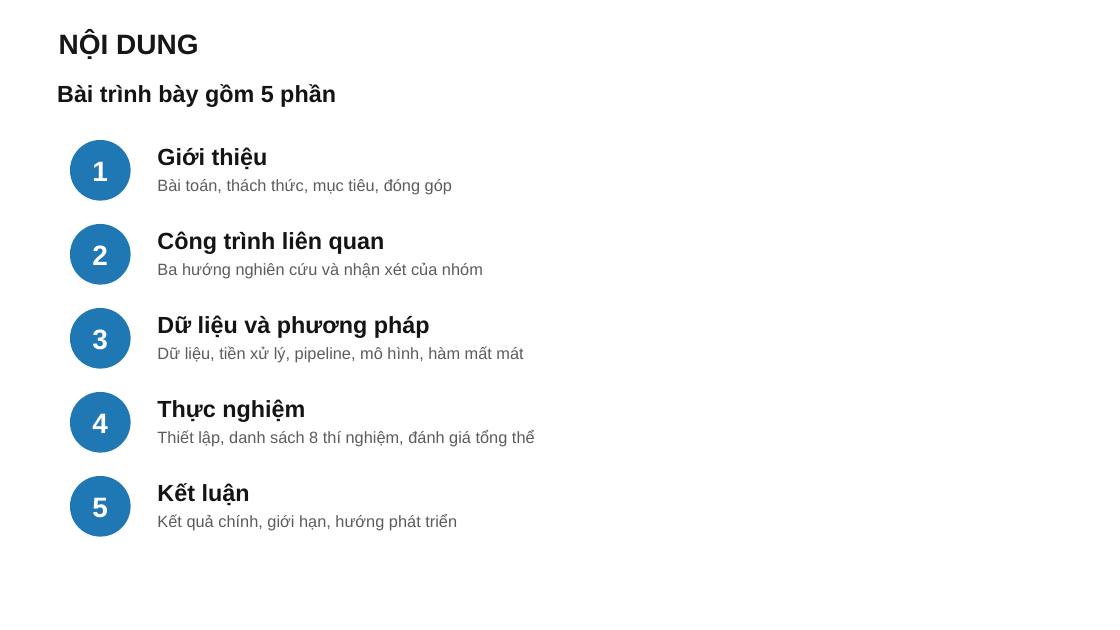
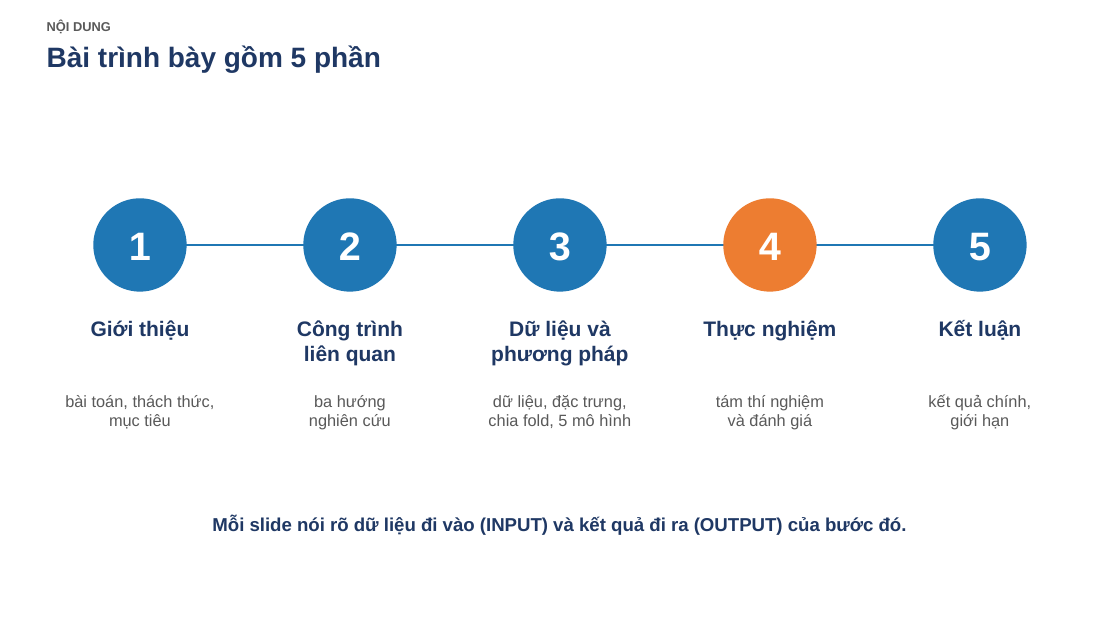
Before and after one commit to bjruly/sgu_finalproject_machinelearning_2026-2027, a slide deck: slide 2 of docs/Nhom10_Slide.pptx. Drawn at 1120x630 pixels with LibreOffice and Linux fonts; fonts in the diff are those of the drawing. Boxes give left, top, right and bottom in pixels: in the first picture for what was removed or moved away, otherwise in the second. Text is boxed around its words. In the diff, an @@ line names an element or a change of style, - is before the commit and + after.

```diff
--- a/docs/Nhom10_Slide.pptx
+++ b/docs/Nhom10_Slide.pptx
@@ text "NỘI DUNG" moved from (x1=59, y1=34, x2=198, y2=59) to (x1=47, y1=21, x2=111, y2=33) @@
@@ text "NỘI DUNG" at (x1=47, y1=21, x2=111, y2=33): size 24 to 11 pt, text colour #171717 to #595959; line spacing 0.9 to 1; vertical alignment middle to top @@
@@ text "Bài trình bày gồm 5 ..." moved from (x1=57, y1=84, x2=336, y2=107) to (x1=47, y1=45, x2=381, y2=72) @@
@@ text "Bài trình bày gồm 5 ..." at (x1=47, y1=45, x2=381, y2=72): size 20 to 24 pt, text colour #141414 to #1F3864; less space between paragraphs @@
@@ ellipse "1" resized from (x1=70, y1=140, x2=130, y2=201) to (x1=93, y1=198, x2=187, y2=292) @@
@@ ellipse "2" resized from (x1=70, y1=224, x2=130, y2=285) to (x1=303, y1=198, x2=397, y2=292) @@
@@ ellipse "3" resized from (x1=70, y1=308, x2=130, y2=369) to (x1=513, y1=198, x2=607, y2=292) @@
@@ ellipse "4" resized from (x1=70, y1=392, x2=130, y2=453) to (x1=723, y1=198, x2=817, y2=292) @@
@@ ellipse "4" at (x1=723, y1=198, x2=817, y2=292): size 24 to 34 pt; less space between paragraphs; fill #1F77B4 to #ED7D31 @@
@@ size 24 to 34 pt; less space between paragraphs in 4 elements at (x1=93, y1=198, x2=187, y2=292), (x1=303, y1=198, x2=397, y2=292), (x1=513, y1=198, x2=607, y2=292), (x1=933, y1=198, x2=1027, y2=292) @@
@@ ellipse "5" resized from (x1=70, y1=476, x2=130, y2=537) to (x1=933, y1=198, x2=1027, y2=292) @@
@@ line added from (140, 245) to (981, 245), #1F77B4 1 pt @@
@@ text "Giới thiệu" moved from (x1=157, y1=147, x2=268, y2=170) to (x1=91, y1=320, x2=189, y2=340) @@
@@ text at (x1=297, y1=320, x2=403, y2=365): text changed; size 20 to 18 pt; text colour #141414 to #1F3864 @@
-Công trình liên quan
+Công trình
+liên quan
@@ text at (x1=491, y1=320, x2=628, y2=365): text changed; size 20 to 18 pt; text colour #141414 to #1F3864 @@
-Dữ liệu và phương pháp
+Dữ liệu và
+phương pháp
@@ text "Thực nghiệm" moved from (x1=157, y1=399, x2=305, y2=422) to (x1=703, y1=320, x2=837, y2=340) @@
@@ size 20 to 18 pt, text colour #141414 to #1F3864; alignment left to centre; less space between paragraphs in 3 elements at (x1=91, y1=320, x2=189, y2=340), (x1=703, y1=320, x2=837, y2=340), (x1=939, y1=320, x2=1021, y2=340) @@
@@ text "Kết luận" moved from (x1=157, y1=483, x2=250, y2=506) to (x1=939, y1=320, x2=1021, y2=340) @@
@@ text removed at (x1=157, y1=346, x2=523, y2=363) @@
-Dữ liệu, tiền xử lý, pipeline, mô hình, hàm mất mát
@@ text at (x1=65, y1=395, x2=214, y2=429): text changed; text colour #5C5C5C to #595959 @@
-Bài toán, thách thức, mục tiêu, đóng góp
+bài toán, thách thức,
+mục tiêu
@@ text at (x1=309, y1=395, x2=391, y2=430): text changed; text colour #5C5C5C to #595959 @@
-Ba hướng nghiên cứu và nhận xét của nhóm
+ba hướng
+nghiên cứu
@@ text added at (x1=488, y1=395, x2=631, y2=428), 14 pt, text #595959 @@
+dữ liệu, đặc trưng,
+chia fold, 5 mô hình
@@ text added at (x1=716, y1=395, x2=824, y2=430), 14 pt, text #595959 @@
+tám thí nghiệm
+và đánh giá
@@ text at (x1=928, y1=394, x2=1032, y2=430): text changed; text colour #5C5C5C to #595959 @@
-Kết quả chính, giới hạn, hướng phát triển
+kết quả chính,
+giới hạn
@@ text removed at (x1=157, y1=430, x2=535, y2=447) @@
-Thiết lập, danh sách 8 thí nghiệm, đánh giá tổng thể
@@ text added at (x1=212, y1=517, x2=907, y2=535), 16 pt, text #1F3864, bold @@
+Mỗi slide nói rõ dữ liệu đi vào (INPUT) và kết quả đi ra (OUTPUT) của bước đó.
```
Also in this commit, not shown: 4 other slides changed, 30 slides added, 18 slides removed, 5 other files.
